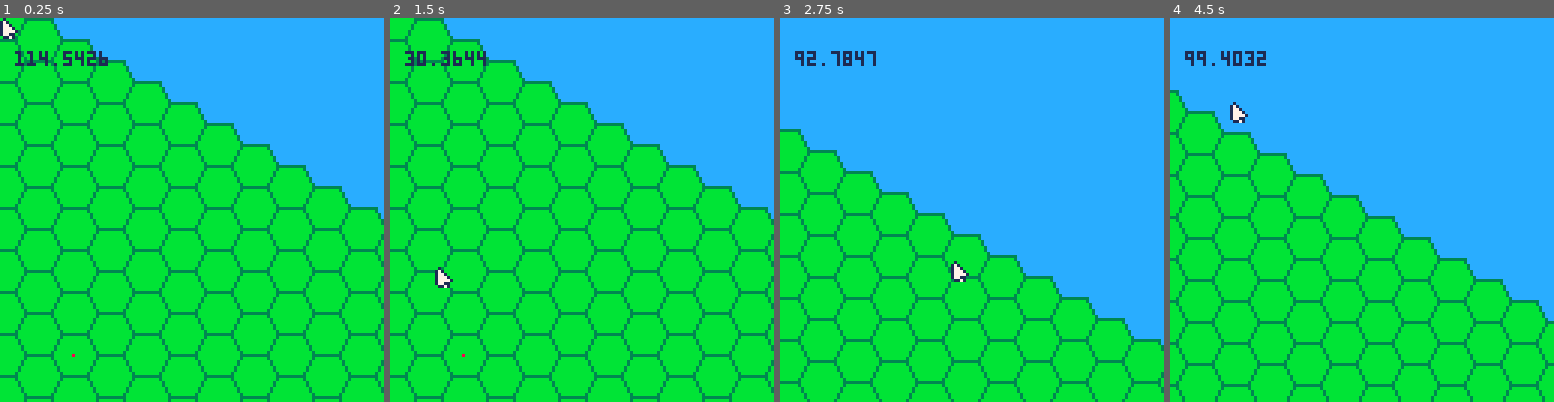
Above: before the commit, frames 1-4 (left to right).
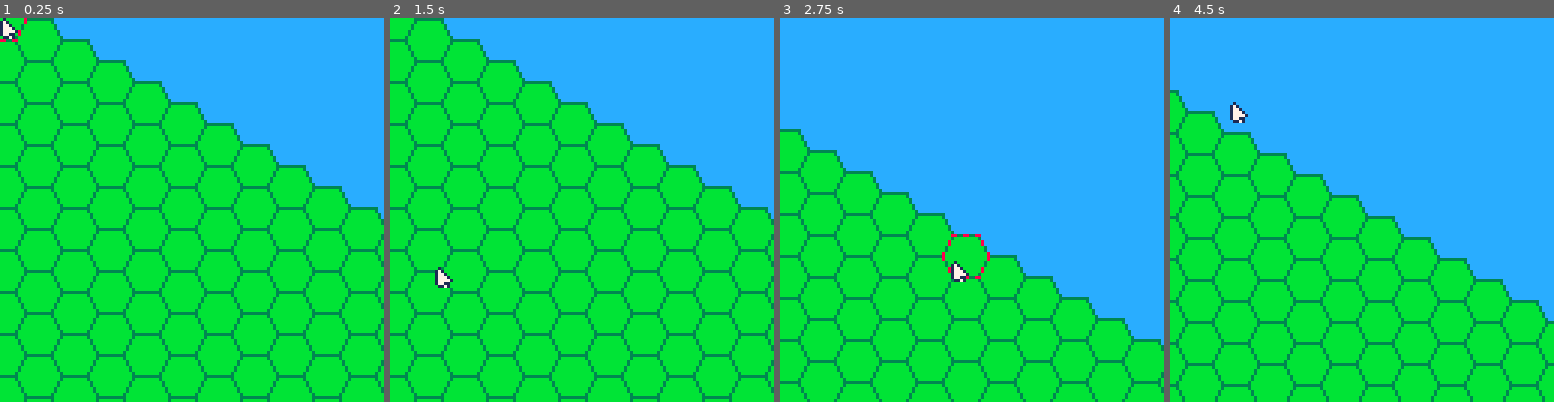
Above: after the commit, the same moments.

Repository: jan-Kulpas/pico8-hexgame
Game: PICO-8 cartridge hextest.p8
The game is run twice, just before and just after one commit, with the same random seed, the same clock (stepped at 60 frames per second) and the same inputs.
Inputs (mouse positions are in pixels of both pictures, inside the frame that each line leads up to):
- Up to frame 1 (0.25 s): no input
- Up to frame 2 (1.5 s): click (670, 121) at 0.67 s; click (436, 267) at 1.22 s
- Up to frame 3 (2.75 s): hold Right 1.6-2.1 s; click (887, 114) at 1.77 s; hold Up 2.15-2.42 s; click (952, 259) at 2.32 s; hold Right from 2.47 s (still down)
- Up to frame 4 (4.5 s): click (1404, 106) at 2.87 s; release Right at 3.03 s; hold Left 3.08-3.58 s; click (1465, 256) at 3.42 s; hold Down 3.63-3.97 s; click (1231, 102) at 3.97 s; hold Right from 4.02 s (still down)

The runs differ from the first frame. In frame 1, 0.5% of the frame differs, in the area x 0-29%, y 0-89%; in frame 2, 0.4%; in frame 3, 0.5%, in the area x 3-55%, y 8-68%; in frame 4, 0.4%.

Commit message:
Initial commits of the local versions

Diff:
--- a/hextest.p8
+++ b/hextest.p8
@@ -1,9 +1,10 @@
 pico-8 cartridge // http://www.pico-8.com
-version 34
+version 35
 __lua__
 function _init()
 	poke(0x5f2d, 1)
 	log("kurwa",true)
+	debug={}
 
 
 	hexes={}
@@ -28,7 +29,24 @@
 	return {x=x,y=y}
 end
 
+function get_hexp()
+	--finds hex closest to mouse
+	local mindist,minp,d,p=32767
+	for h in all(hexes) do
+		p=h2p(h)
+		--bit shift to prevent dist overflow
+		d=dist(cmx>>5,cmy>>5,p.x>>5,p.y>>5)
+		--prevent hex selection on edge
+		d=d<0.034 and d or 32767
+		if d<mindist then
+			mindist,minp=d,p
+		end
+	end
+	return minp
+end
+
 function _update60()
+	--move camera with arrows
  if btn(➡️) then
  	cam_x+=1
  end
@@ -46,25 +64,11 @@
  cmx,cmy=cam_x+mx,cam_y+my
 end
 
-function draw_sel_hex()
-	local md,minhex=20000,-1
-	for i,h in pairs(hexes) do
-		local p=h2p(h)
-		log(p.x)
-		local d=dist(p.x,p.y,cmx,cmy)
-		log(d)
-		if d<md then
-			md,minhex=d,i
-		end
-	end
-	--log(md)
-	return minhex
-end
-
 function _draw()
+	--clear screen
 	cls(12)
 
-	--hex grid
+	--draw hex grid
 	camera(cam_x,cam_y)
 	for h in all(hexes) do
 		local p=h2p(h)
@@ -72,33 +76,38 @@
   --pset(p.x,p.y,8)
 	end
 
-	te=h2p(hexes[30])
-	pset(te.x,te.y,8)
- --spr(3+flr(sin(t()*2)+1)*2,hexp.x-7,hexp.y-7,2,2)
+
+	--draw selected hex
+	hexp=get_hexp()
+ if(hexp)spr(3+flr(sin(t()*2)+1)*2,hexp.x-7,hexp.y-7,2,2)
+
 	camera()
 
+	--draw mouse
 	spr(15,mx,my)
 	--debug
-	print(dist(te.x,te.y,cmx,cmy),5,11,1)
-	--print(cam_x,120,5,1)
-	--print(cam_y,120,11,1)
-	--print(mx,5,5,1)
-	--print(my,5,11,1)
-	--print(cmx,105,5,1)
-	--print(cmy,105,11,1)
-	--print(round(hexp.q-0.01),60,5,1)
---	print(hexp.q,70,5,1)
-	--print(round(hexp.r),60,11,1)
-	--print(hexp.r,70,11,1)
+	do_debug()
 end
 -->8
 function log(t,over)
 	printh(t,"log",over or false)
 end
 
+function do_debug()
+	draw_debug()
+end
+
+function draw_debug()
+	local y=8
+	for txt in all(debug) do
+		print(txt,5,y,8)
+		y+=6
+	end
+end
+
 function dist(fx,fy,tx,ty)
 	--pythagorean distance between two points
-	return sqrt((fx-tx)^2+(fy-ty)^2)
+	return (fx-tx)^2+(fy-ty)^2
 end
 
 __gfx__
